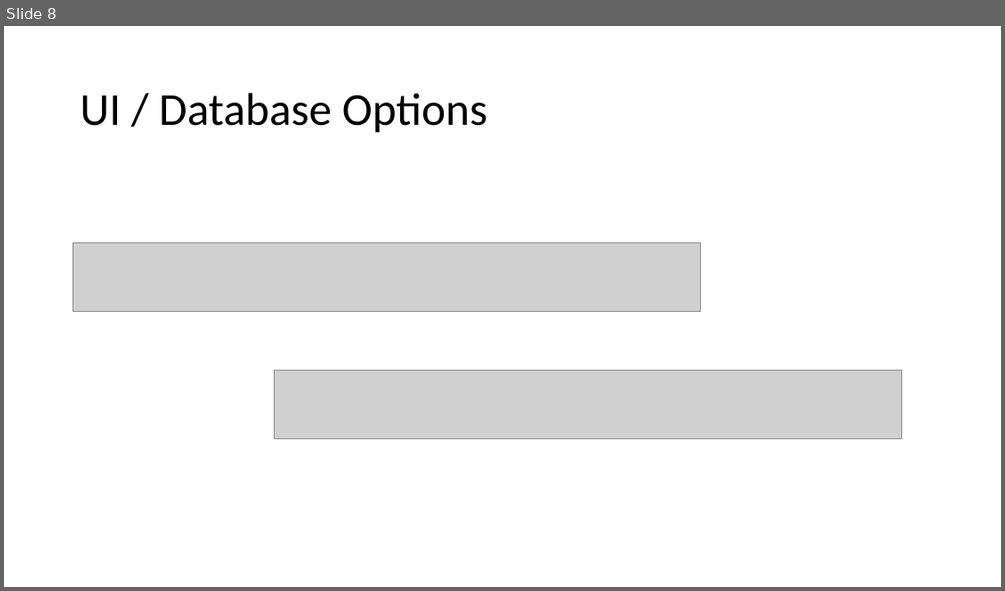
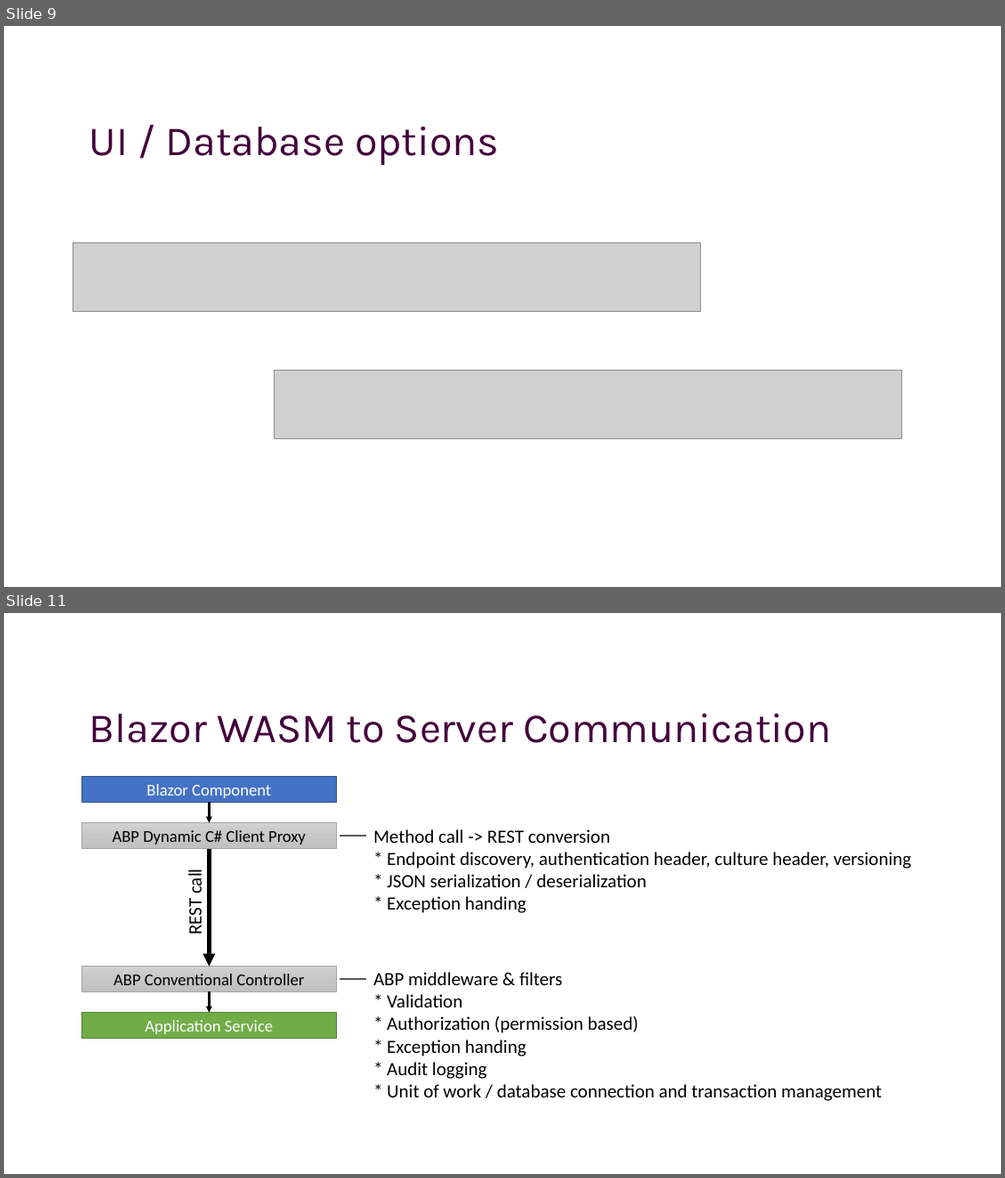
Before and after one commit to hikalkan/presentations, a slide deck: 2022-09-22 Dotnet Community Standup/ABP-Framework.pptx. Shown one above the other, each under a label of ours: slide 8 before the commit, slides 9 and 11 after it; the slides between them are not shown. The pictures are 1005x591 and 1005x1178 pixels, drawn with LibreOffice and Linux fonts; fonts in the diff are those of the drawing; grey boxes stand for pictures; background and template pictures are left out. Boxes give left, top, right and bottom in pixels: in the first picture for what was removed or moved away, otherwise in the second. Text is boxed around its words. In the diff, an @@ line names an element or a change of style, - is before the commit and + after.

```diff
--- a/2022-09-22 Dotnet Community Standup/ABP-Framework.pptx
+++ b/2022-09-22 Dotnet Community Standup/ABP-Framework.pptx
@@ slide 11 added at box(4, 613, 1001, 1174), background picture (left out) @@
@@ title added at box(89, 714, 831, 743), 40 pt, text #44013C @@
+Blazor WASM to Server Communication
@@ rectangle added at box(81, 776, 336, 803), fill #4472C4, outline #325491 1 pt, 16 pt, text #FFFFFF @@
+Blazor Component
@@ rectangle added at box(81, 823, 336, 850), fill gradient #D2D2D2 to #C8C8C8 to #C0C0C0, outline #A5A5A5 0.5 pt, 16 pt, text #000000 @@
+ABP Dynamic C# Client Proxy
@@ arrow added from (209, 803) to (209, 823), #000000 2 pt @@
@@ arrow added from (209, 849) to (209, 966), #000000 4 pt @@
@@ line added from (340, 835) to (366, 835), #595959 2 pt @@
@@ text added at box(373, 829, 911, 913), 18 pt, text #000000 @@
+Method call -> REST conversion
+* Endpoint discovery, authentication header, culture header, versioning
+* JSON serialization / deserialization
+* Exception handing
@@ text added at box(184, 870, 207, 933), 18 pt, text #000000 @@
+REST call
@@ rectangle added at box(81, 966, 336, 992), fill gradient #D2D2D2 to #C8C8C8 to #C0C0C0, outline #A5A5A5 0.5 pt, 16 pt, text #000000 @@
+ABP Conventional Controller
@@ line added from (340, 980) to (366, 980), #595959 2 pt @@
@@ text added at box(373, 972, 882, 1101), 18 pt, text #000000 @@
+ABP middleware & filters
+* Validation
+* Authorization (permission based)
+* Exception handing
+* Audit logging
+* Unit of work / database connection and transaction management
@@ rectangle added at box(81, 1013, 336, 1038), fill #70AD47, outline #538035 1 pt, 16 pt, text #FFFFFF @@
+Application Service
@@ arrow added from (209, 991) to (209, 1013), #000000 2 pt @@
@@ what was slide 8 is now slide 9 @@
@@ slide 9 changed as well @@
@@ title at box(89, 127, 499, 165): text changed; size 44 to 40 pt; font Calibri to Karla; text colour #000000 to #44013C @@
-UI / Database Options
+UI / Database options
```
Also in this commit, not shown: 6 other slides changed, 18 other slides added, 1 slide removed, 2 other files.
